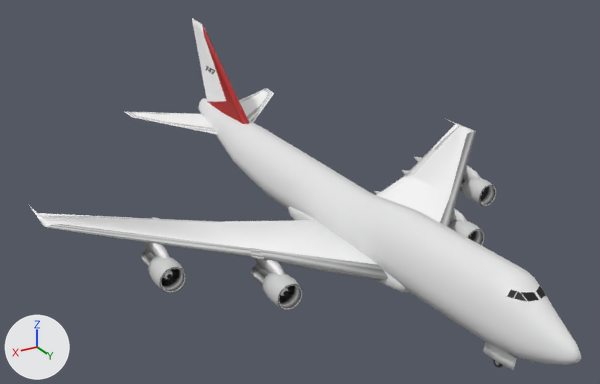
The Blender file src/Blender/Boeing_747_400.blend, before and after one commit.
Camera for both pictures: a 50 mm lens placed at (45.6, 64.6, 41.9), pointed at (3.4, -5.7, 6.8). Every picture has the same lights, and +X, +Y and +Z are marked at lower left.

Before the edit, the objects in view are built like this:
```python
ob_eng1 = bpy.data.objects.new('ENG1', me_cylinder_002)
ob_eng1.location = (-20.11, -4.54, 2.62)
ob_eng1.scale = (34.2, 34.2, 34.2)
ob_eng2 = bpy.data.objects.new('ENG2', me_cylinder_020)
ob_eng2.location = (-11.41, 2.98, 2.08)
ob_eng2.scale = (34.2, 34.2, 34.2)
ob_eng2_blades = bpy.data.objects.new('ENG2_blades', me_cylinder_030)
ob_eng2_blades.location = (-11.41, 4.04, 2.1)
ob_eng2_blades.scale = (34.2, 34.2, 34.2)
ob_eng3 = bpy.data.objects.new('ENG3', me_cylinder_021)
ob_eng3.location = (11.43, 2.98, 2.08)
ob_eng3.scale = (34.2, 34.2, 34.2)
ob_eng4 = bpy.data.objects.new('ENG4', me_cylinder_022)
ob_eng4.location = (20.03, -4.54, 2.76)
ob_eng4.scale = (34.2, 34.2, 34.2)
ob_eng4_blades = bpy.data.objects.new('ENG4_blades', me_cylinder_032)
ob_eng4_blades.location = (20.03, -3.55, 2.78)
ob_eng4_blades.scale = (34.2, 34.2, 34.2)
ob_engines_attachment = bpy.data.objects.new('Engines_attachment', me_cube_006)
ob_engines_attachment.location = (-0.14, -3.13, 3.94)
ob_engines_attachment.scale = (34.2, 34.2, 34.2)
ob_rudder = bpy.data.objects.new('Rudder', me_cube_009)
ob_rudder.location = (0.03, -36.23, 12.09)
ob_rudder.scale = (34.2, 34.2, 34.2)
ob_vertical_stabilizer = bpy.data.objects.new('Vertical_stabilizer', me_cube)
ob_vertical_stabilizer.location = (0.03, -31.64, 11.89)
# also in view: 'Belly' at (0.0, 1.3, 3.1); 'Front_landing_gear_right_door' at (1.2, 23.0, 2.1); 'Right_stabilizer' at (5.7, -33.6, 7.1); 'Right_wing' at (15.6, -5.3, 4.0); 'Fuselage' at (0.0, -4.0, 5.7)
```
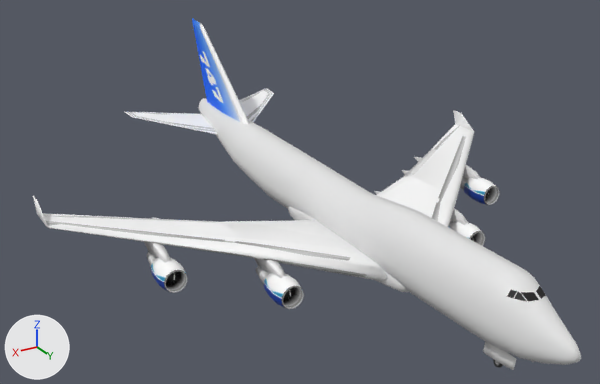
Where the newer file only moved an object's origin or applied its transform, the numbers keep the older frame.

Where the change shows, as pixel boxes (x1, y1, x2, y2) in the pictures (600 x 384 px; the box of a moved part takes in the faces that stretch with it):
'Right_wing', reshaped (9% taller)
    before: (27, 203, 387, 281)
    after: (33, 196, 387, 281)
'Left_wing', reshaped (8% taller)
    before: (381, 119, 477, 227)
    after: (381, 110, 475, 227)
'Vertical_stabilizer', surface changed
    both: (192, 18, 249, 124)
'ENG3', surface changed, reshaped, moved, rescaled (8% narrower)
    before: (251, 265, 303, 310)
    after: (256, 266, 304, 309)
'ENG4', surface changed, reshaped, moved, rescaled (9% narrower, 7% shorter)
    before: (141, 249, 186, 293)
    after: (147, 252, 188, 293)
'ENG1', surface changed, reshaped, moved, rescaled
    before: (460, 178, 496, 206)
    after: (460, 178, 500, 205)
'ENG2', surface changed, reshaped, moved, rescaled
    before: (448, 220, 485, 245)
    after: (448, 221, 485, 246)
'Rudder', surface changed (white to blue)
    both: (195, 33, 214, 104)
'ENG4_blades', surface changed
    both: (162, 269, 182, 287)
'ENG3_blades', surface changed
    both: (280, 286, 296, 301)
'ENG1_blades', surface changed
    both: (480, 186, 491, 200)
'ENG2_blades', surface changed
    both: (468, 234, 475, 241)
part 1 of me_cube_002, moved or reshaped
    before: (27, 203, 253, 258)
    after: (33, 196, 253, 258)
part 2 of me_cube_002, recoloured
    both: (56, 217, 387, 281)
part 3 of me_cube_013, built on
    before: (447, 119, 477, 200)
    after: (450, 110, 475, 200)
part 4 of me_cube_013, recoloured
    both: (429, 129, 467, 227)

Patch to the scene script:
```diff
--- a/src/Blender/Boeing_747_400.blend.py
+++ b/src/Blender/Boeing_747_400.blend.py
@@ mat_vertical_stabilizer @@
 mat_vertical_stabilizer = principled_material('Vertical_Stabilizer')
-mat_vertical_stabilizer.texture = img_vertical_stabilizer_dds_001
+mat_vertical_stabilizer.texture = img_vertical_stabilizer_dds
@@ mat_engine @@
 mat_engine = principled_material('Engine')
-mat_engine.texture = img_eng1_dds_001
+mat_engine.texture = img_eng1_dds_004
@@ mat_left_wing_001 @@
+mat_left_wing_001 = principled_material('left_wing.001')
+mat_left_wing_001.texture = img_left_wing_dds
@@ mat_right_wing_001 @@
+mat_right_wing_001 = principled_material('right_wing.001')
+mat_right_wing_001.texture = img_right_wing_dds
@@ me_cube_002 @@
 # used by ob_right_wing; location = (8.98, -1.15, 4.08); scale = (34.2, 34.2, 34.2)
-me_cube_002.from_pydata(...)  # 51 vertices, 48 faces; spans x -0.192..0.576, y -0.565..0.32, z -0.05..0.044
+me_cube_002.from_pydata(...)  # 56 vertices, 47 faces; spans x -0.192..0.572, y -0.498..0.32, z -0.05..0.096
+# me_cube_002 part 1
+# 11 vertices are removed from x 0.555..0.576, y -0.565..-0.372, z 0.041..0.044
+# 20 faces are deleted
+# 1 vertex moves from x 0.576, y -0.363, z 0.044 to x 0.567, y -0.354, z 0.044
+# 16 vertices are added at x 0.567..0.572, y -0.498..-0.354, z 0.041..0.096
+# 15 new faces join them, smooth
+# 4 new faces join them
+# me_cube_002 part 2: 28 faces spanning x -0.192..0.527, y -0.425..0.32, z -0.05..0.043 switch from mat_right_wing (picture img_right_wing_dds_001) to mat_right_wing_001 (picture img_right_wing_dds)
@@ me_cylinder_002 @@
 # used by ob_eng1; location = (-20.11, -4.54, 2.62); scale = (34.2, 34.2, 34.2)
-me_cylinder_002.from_pydata(...)  # 193 vertices, 192 faces; spans x -0.044..0.044, y -0.135..0.086, z -0.042..0.046
+me_cylinder_002.from_pydata(...)  # 177 vertices, 162 faces; spans x -1.313..1.313, y -3.027..3.013, z -1.235..1.367
+# me_cylinder_002 part 5: 193 vertices removed from x -0.044..0.044, y -0.135..0.086, z -0.042..0.046; 177 vertices added at x -1.313..1.313, y -3.027..3.013, z -1.235..1.367
 me_cylinder_002.materials.append(mat_engine)
@@ me_cube_013 @@
 # used by ob_left_wing; location = (-9.01, -1.18, 4.08); scale = (34.2, 34.2, 34.2)
-me_cube_013.from_pydata(...)  # 47 vertices, 44 faces; spans x -0.576..0.192, y -0.564..0.321, z -0.05..0.044
+me_cube_013.from_pydata(...)  # 68 vertices, 53 faces; spans x -0.569..0.192, y -0.497..0.321, z -0.05..0.097
+# me_cube_013 part 3
+# 5 vertices are removed from x -0.576..-0.555, y -0.469..-0.371, z 0.041..0.044
+# 16 faces are deleted
+# 2 vertices move from x -0.576, y -0.564..-0.362, z 0.044 to x -0.566, y -0.448..-0.362, z 0.044
+# 26 vertices are added at x -0.569..-0.566, y -0.497..-0.362, z 0.041..0.097
+# 19 new faces join them, smooth
+# 6 new faces join them
+# me_cube_013 part 4: 28 faces spanning x -0.527..0.192, y -0.424..0.321, z -0.05..0.043 switch from mat_left_wing (picture img_left_wing_dds_001) to mat_left_wing_001 (picture img_left_wing_dds)
@@ me_cylinder_020 @@
 # used by ob_eng2; location = (-11.41, 2.98, 2.08); scale = (34.2, 34.2, 34.2)
-me_cylinder_020.from_pydata(...)  # 193 vertices, 192 faces; spans x -0.044..0.044, y -0.135..0.086, z -0.042..0.046
+me_cylinder_020.from_pydata(...)  # 177 vertices, 162 faces; spans x -1.313..1.313, y -3.027..3.013, z -1.235..1.367
+# me_cylinder_020 part 7: 193 vertices removed from x -0.044..0.044, y -0.135..0.086, z -0.042..0.046; 177 vertices added at x -1.313..1.313, y -3.027..3.013, z -1.235..1.367
 me_cylinder_020.materials.append(mat_engine)
@@ me_cylinder_021 @@
 # used by ob_eng3; location = (11.43, 2.98, 2.08); scale = (34.2, 34.2, 34.2)
-me_cylinder_021.from_pydata(...)  # 193 vertices, 192 faces; spans x -0.044..0.044, y -0.135..0.086, z -0.042..0.046
+me_cylinder_021.from_pydata(...)  # 177 vertices, 162 faces; spans x -1.313..1.313, y -3.027..3.013, z -1.235..1.367
+# me_cylinder_021 part 8: 193 vertices removed from x -0.044..0.044, y -0.135..0.086, z -0.042..0.046; 177 vertices added at x -1.313..1.313, y -3.027..3.013, z -1.235..1.367
 me_cylinder_021.materials.append(mat_engine)
@@ me_cylinder_022 @@
 # used by ob_eng4; location = (20.03, -4.54, 2.76); scale = (34.2, 34.2, 34.2)
-me_cylinder_022.from_pydata(...)  # 193 vertices, 192 faces; spans x -0.044..0.044, y -0.135..0.086, z -0.042..0.046
+me_cylinder_022.from_pydata(...)  # 177 vertices, 162 faces; spans x -1.313..1.313, y -3.027..3.013, z -1.235..1.367
+# me_cylinder_022 part 6: 193 vertices removed from x -0.044..0.044, y -0.135..0.086, z -0.042..0.046; 177 vertices added at x -1.313..1.313, y -3.027..3.013, z -1.235..1.367
 me_cylinder_022.materials.append(mat_engine)
@@ ob_eng1 @@
 ob_eng1 = bpy.data.objects.new('ENG1', me_cylinder_002)
-ob_eng1.location = (-20.11, -4.54, 2.62)
-ob_eng1.scale = (34.2, 34.2, 34.2)
+ob_eng1.location = (-20.13, -4.27, 2.8)
+ob_eng1.scale = (1.1, 1.1, 1.1)
@@ ob_eng2 @@
 ob_eng2 = bpy.data.objects.new('ENG2', me_cylinder_020)
-ob_eng2.location = (-11.41, 2.98, 2.08)
-ob_eng2.scale = (34.2, 34.2, 34.2)
+ob_eng2.location = (-11.52, 2.76, 1.98)
+ob_eng2.scale = (1.1, 1.1, 1.1)
@@ ob_eng3 @@
 ob_eng3 = bpy.data.objects.new('ENG3', me_cylinder_021)
-ob_eng3.location = (11.43, 2.98, 2.08)
-ob_eng3.scale = (34.2, 34.2, 34.2)
+ob_eng3.location = (11.22, 2.76, 1.98)
+ob_eng3.scale = (1.1, 1.1, 1.1)
@@ ob_eng4 @@
 ob_eng4 = bpy.data.objects.new('ENG4', me_cylinder_022)
-ob_eng4.location = (20.03, -4.54, 2.76)
-ob_eng4.scale = (34.2, 34.2, 34.2)
+ob_eng4.location = (19.81, -4.66, 2.6)
+ob_eng4.scale = (1.1, 1.1, 1.1)
```
